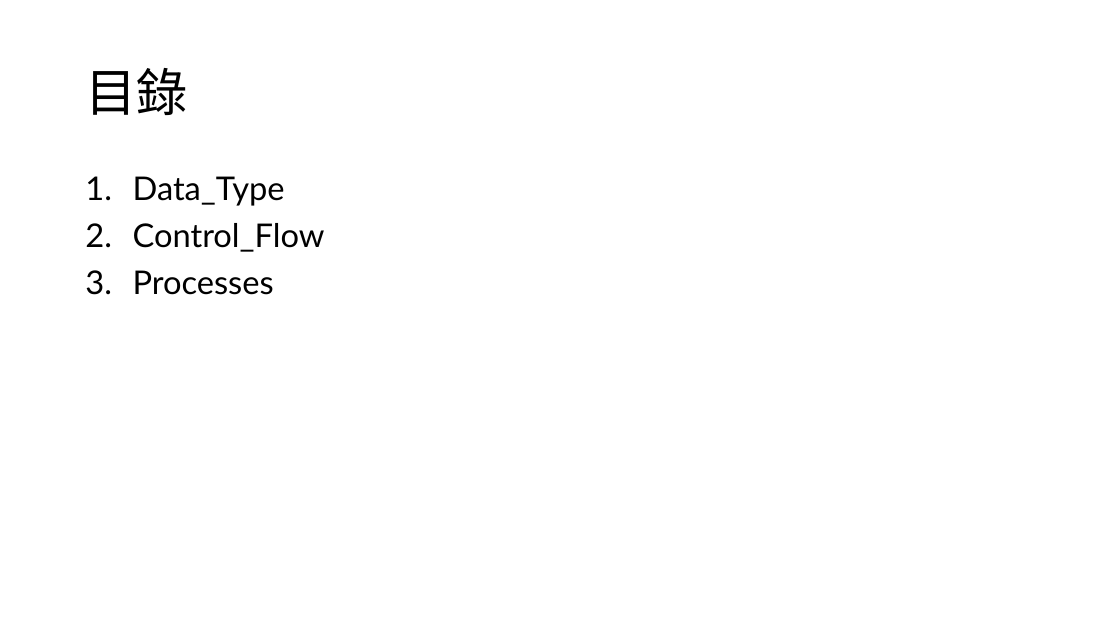
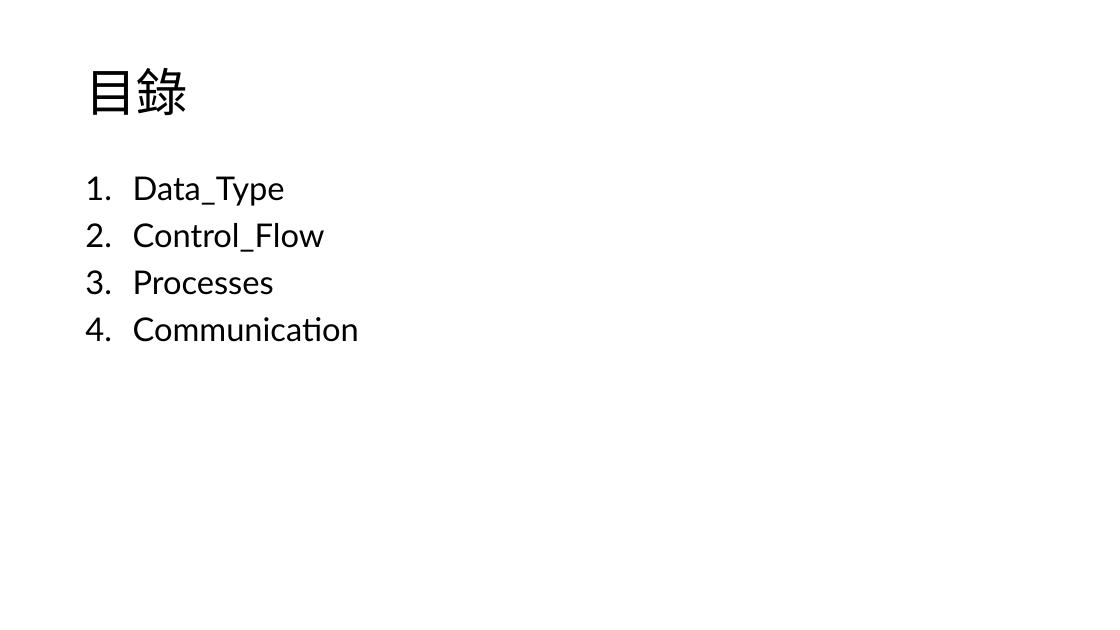
Before and after one commit to s9001055/DV_learning, a slide deck: slide 2 of SystemVerilog_語法學習.pptx. Drawn at 1120x630 pixels with LibreOffice and Linux fonts; fonts in the diff are those of the drawing. Boxes give left, top, right and bottom in pixels: in the first picture for what was removed or moved away, otherwise in the second. Text is boxed around its words. In the diff, an @@ line names an element or a change of style, - is before the commit and + after.

Commit message:
Add: Communication example code 1. event 2. semaphore 3. mailbox 4. Communication slide

```diff
--- a/SystemVerilog_語法學習.pptx
+++ b/SystemVerilog_語法學習.pptx
@@ text at box(133, 317, 359, 342): paragraph added @@
+4. Communication
```
Also in this commit, not shown: 7 slides added, 3 other files.
